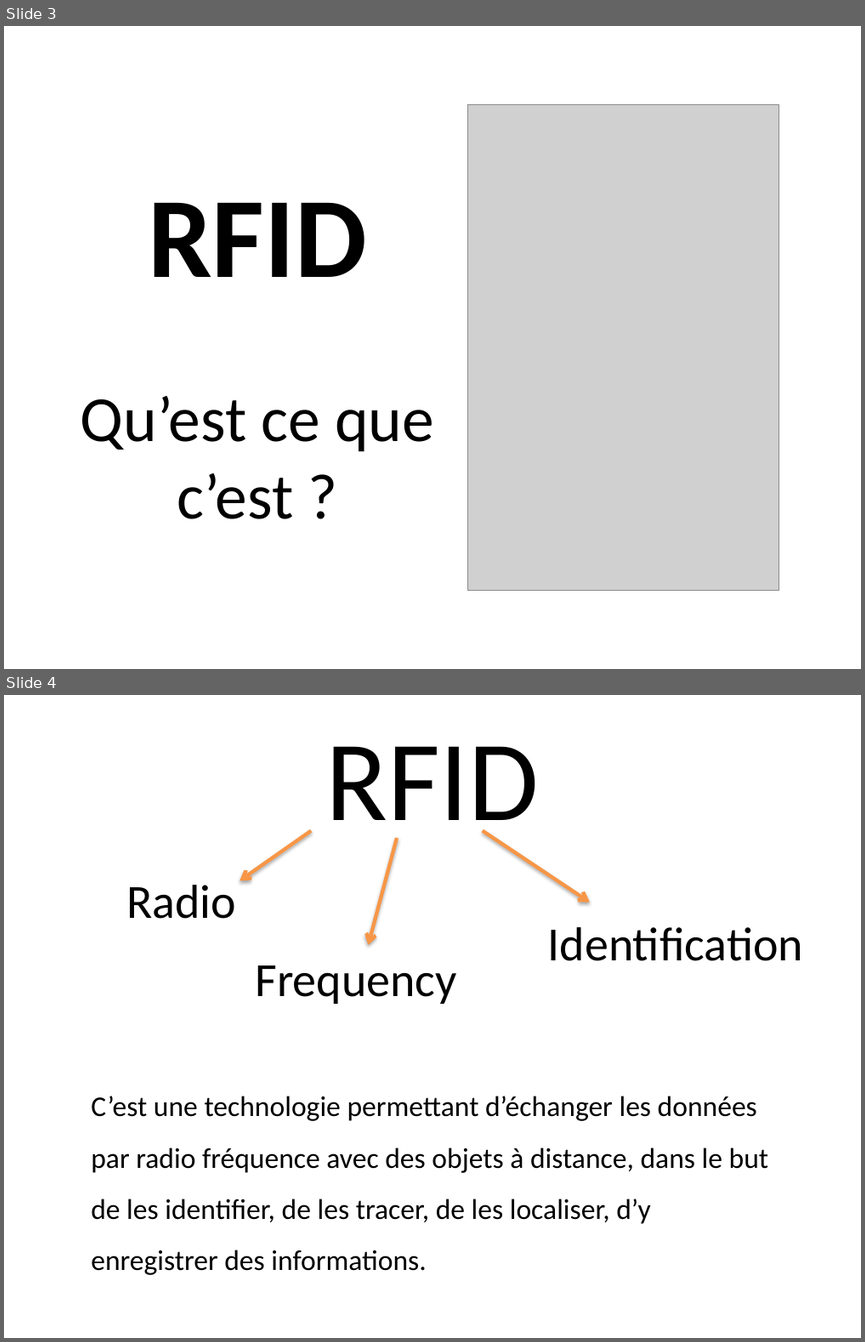
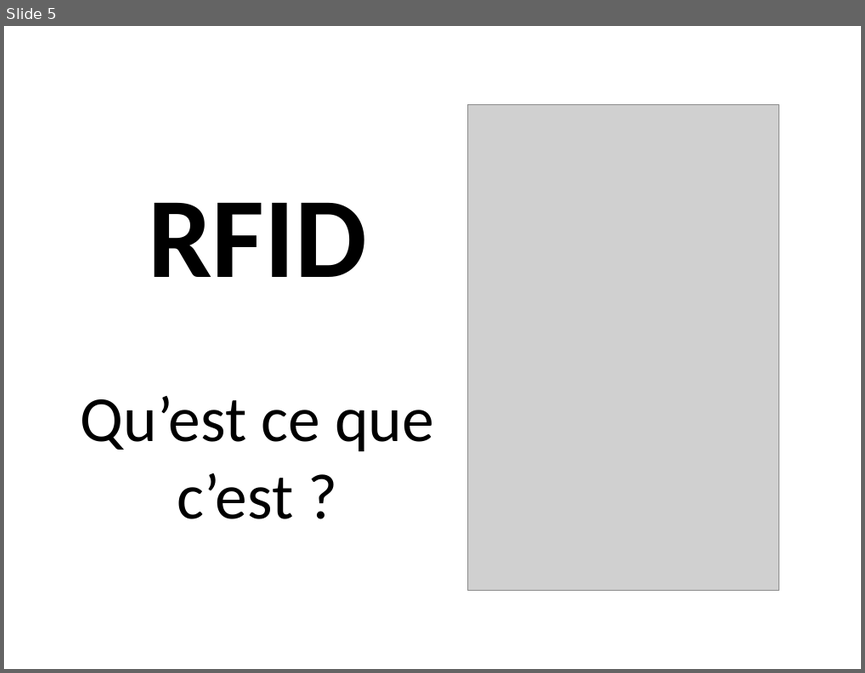
Before and after one commit to adeiry/RFID, a slide deck: RFID.pptx. Shown one above the other, each under a label of ours: slides 3 and 4 before the commit, slide 5 after it. The pictures are 865x1342 and 865x673 pixels, drawn with LibreOffice and Linux fonts; fonts in the diff are those of the drawing; grey boxes stand for pictures. Boxes give left, top, right and bottom in pixels: in the first picture for what was removed or moved away, otherwise in the second. Text is boxed around its words. In the diff, an @@ line names an element or a change of style, - is before the commit and + after.

```diff
--- a/RFID.pptx
+++ b/RFID.pptx
@@ slide 4 removed at bbox=[4, 695, 861, 1338], background #FFFFFF @@
@@ title removed at bbox=[325, 746, 539, 846] @@
-RFID
@@ arrow removed from (311, 830) to (239, 881) @@
@@ arrow removed from (397, 838) to (368, 945) @@
@@ arrow removed from (482, 830) to (589, 902) @@
@@ text removed at bbox=[126, 885, 236, 919] @@
-Radio
@@ text removed at bbox=[548, 927, 803, 961] @@
-Identification
@@ text removed at bbox=[256, 965, 457, 1004] @@
-Frequency
@@ text removed at bbox=[91, 1095, 768, 1275] @@
-C’est une technologie permettant d’échanger les données par radio fréquence avec des objets à distance, dans le but de les identifier, de les tracer, de les localiser, d’y enregistrer des informations.
@@ what was slide 3 is now slide 5 @@
```
Also in this commit, not shown: 1 slide changed, 9 slides added.
